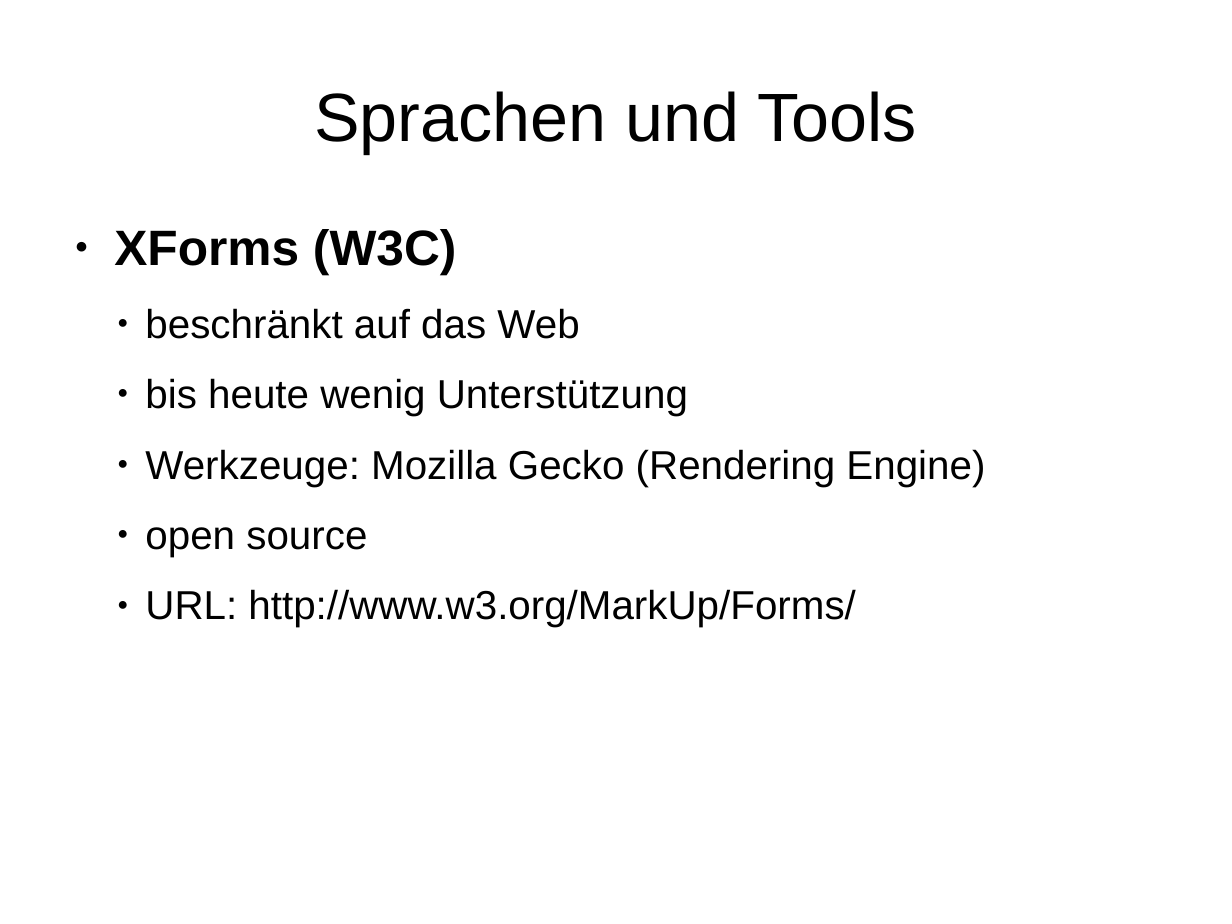
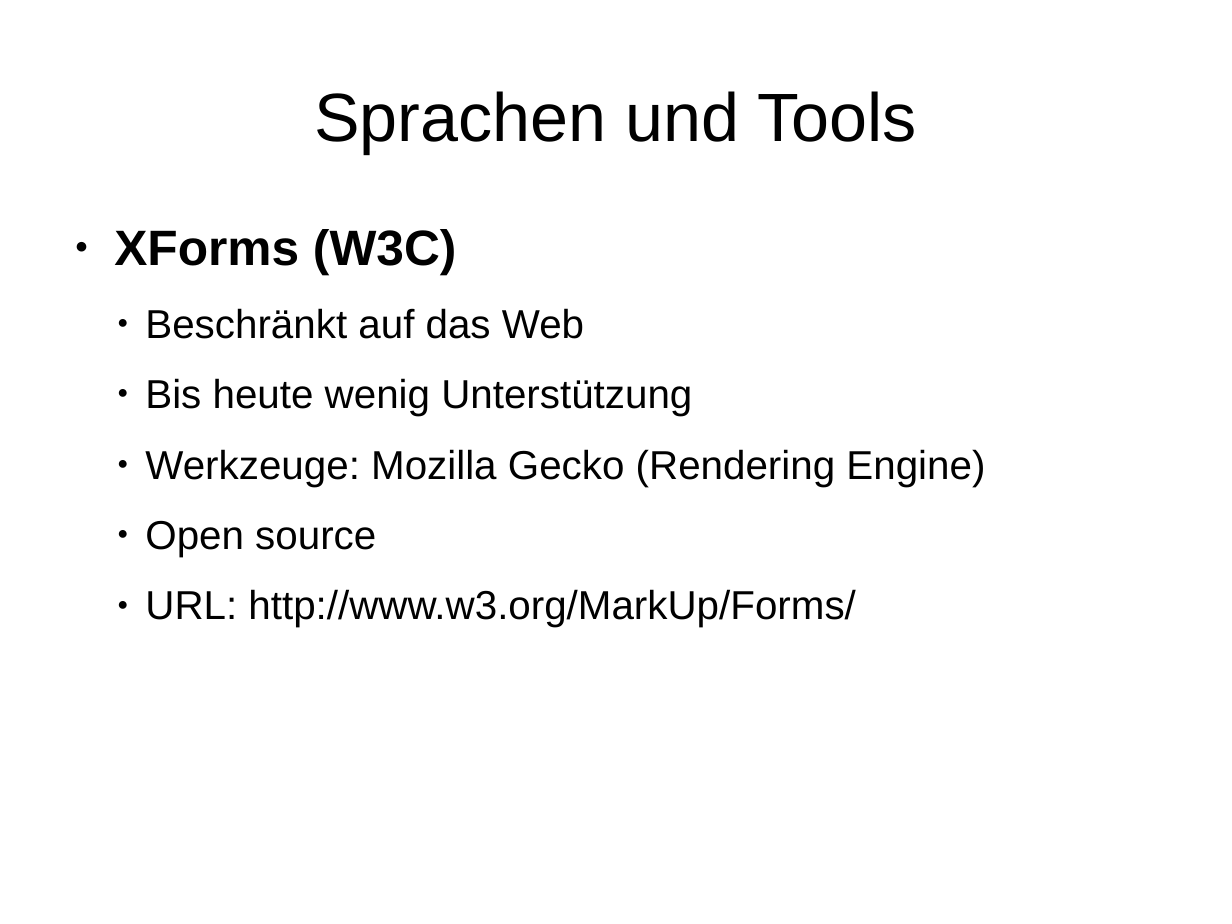
Before and after one commit to hheimbuerger/yaxgl, a slide deck: slide 9 of documents/Praesentationen/Praesentation XML-GUI.odp. Drawn at 1232x924 pixels with LibreOffice and Linux fonts; fonts in the diff are those of the drawing; background and template pictures are left out. Boxes give left, top, right and bottom in pixels: in the first picture for what was removed or moved away, otherwise in the second. Text is boxed around its words. In the diff, an @@ line names an element or a change of style, - is before the commit and + after.

Commit message:
* some changes

```diff
--- a/documents/Praesentationen/Praesentation XML-GUI.odp
+++ b/documents/Praesentationen/Praesentation XML-GUI.odp
@@ text at (145, 308, 692, 416): text changed @@
-● beschränkt auf das Web
-● bis heute wenig Unterstützung
+● Beschränkt auf das Web
+● Bis heute wenig Unterstützung
@@ text at (145, 521, 376, 557): text changed @@
-● open source
+● Open source
```
Also in this commit, not shown: 5 other slides changed, 2 slides added, 1 slide removed.
